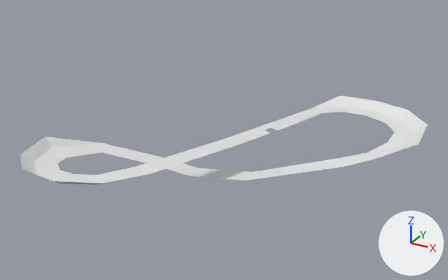
Renders of the OBJ model Resource/Game/Stage/MugenStage.obj from each side of a commit.
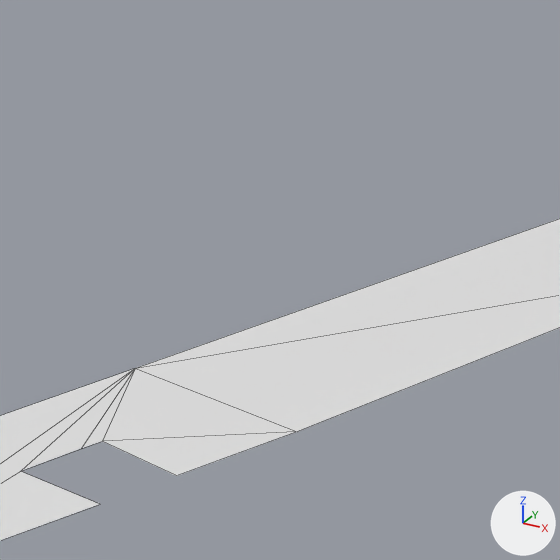
There are two pictures of each version: one whole from a 50 mm lens placed at (86.3, -125.7, 72.9), pointed at (6.1, 20.0, 0.0), one close up on the part from 59% to 69% of the width and 32% to 49% of the height. The axes (+X, +Y, +Z) are drawn at lower right. The lights are the same throughout. The close-ups show mesh edges as thin lines. Where no turn or scale is listed for an object, it has been applied to the vertices.

In view in the first close-up: 'stage_平面.004'.
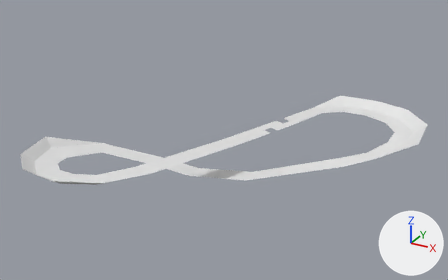
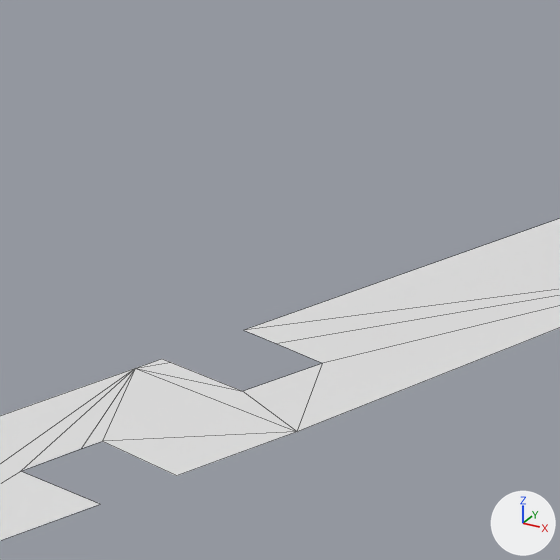
What changed in the scene script:
```text
Change me_stage_平面_004:
    where me_stage_平面_004.from_pydata(...)  # 57 vertices, 65 faces; spans x -36.9..57.1, y -27.2..68.6, z -8.6..2.7
    used by ob_stage_平面_004; location = (0.0, 0.0, 0.0)
    verts and faces of me_stage_平面_004; kept vertices keep their numbers, new ones are numbered from 57
    before: 1 (12.7, 40.4, 0.0) at pixel (135, 368), 3 (23.5, 54.6, 0.0), 4 (19.0, 57.8, 0.0), 50 (18.3, 38.4, 0.0) at pixel (297, 431)
    me_stage_平面_004 part 1
    add delete_faces([(1, 3, 4), (1, 50, 3)])
    add verts[57] = (13.1, 41.3, 0.0)  # pixel (161, 358)
    add verts[58] = (14.2, 44.3, 0.0)  # pixel (243, 330)
    add verts[59] = (15.4, 43.8, 0.0)  # pixel (276, 343)
    add verts[60] = (13.4, 41.2, 0.0)  # pixel (170, 362)
    add verts[61] = (17.0, 43.1, 0.0)  # pixel (322, 363)
    add verts[62] = (15.9, 40.3, 0.0)  # pixel (242, 391)
    add faces += [(1, 60, 57), (50, 61, 62), (3, 4, 58), (1, 62, 60), (1, 50, 62), (3, 59, 61)]
    add faces += [(3, 61, 50), (3, 58, 59)]
```

Pixel boxes [x1, y1, x2, y2] of what changed, in the close-ups (560 x 560 px):
part 1 of me_stage_平面_004, built on
    both: [135, 219, 560, 432]
